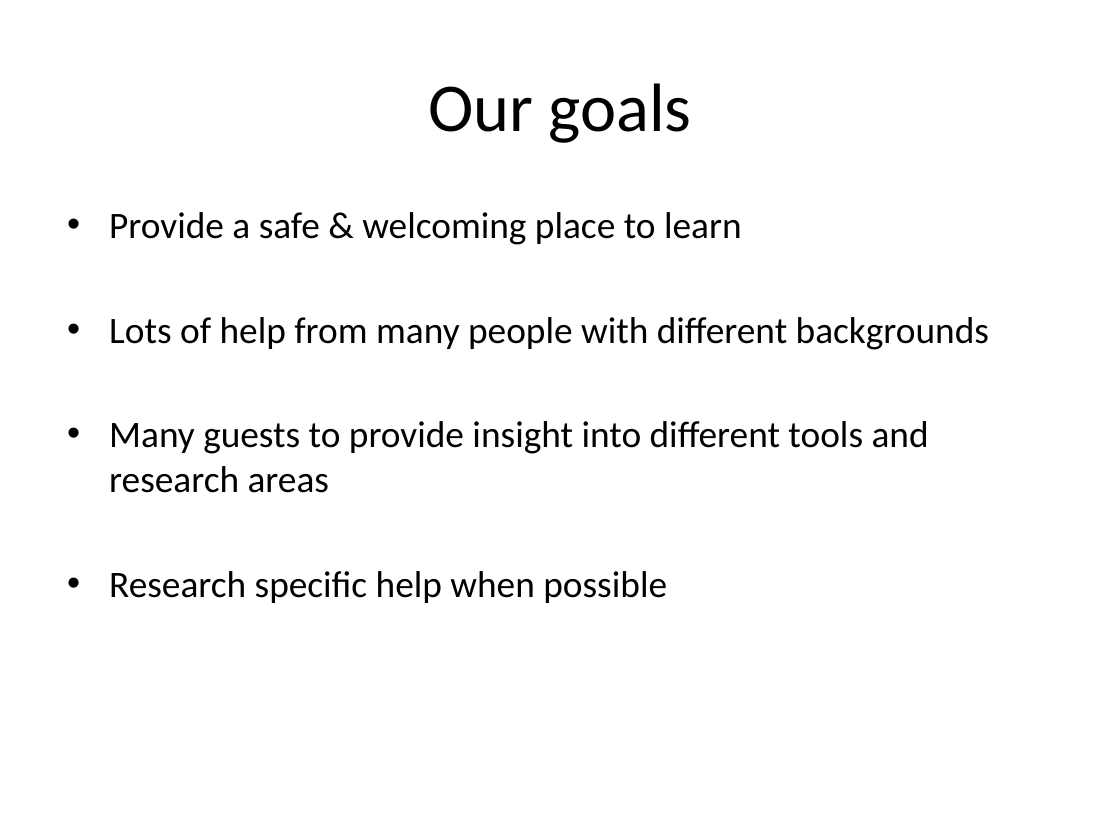
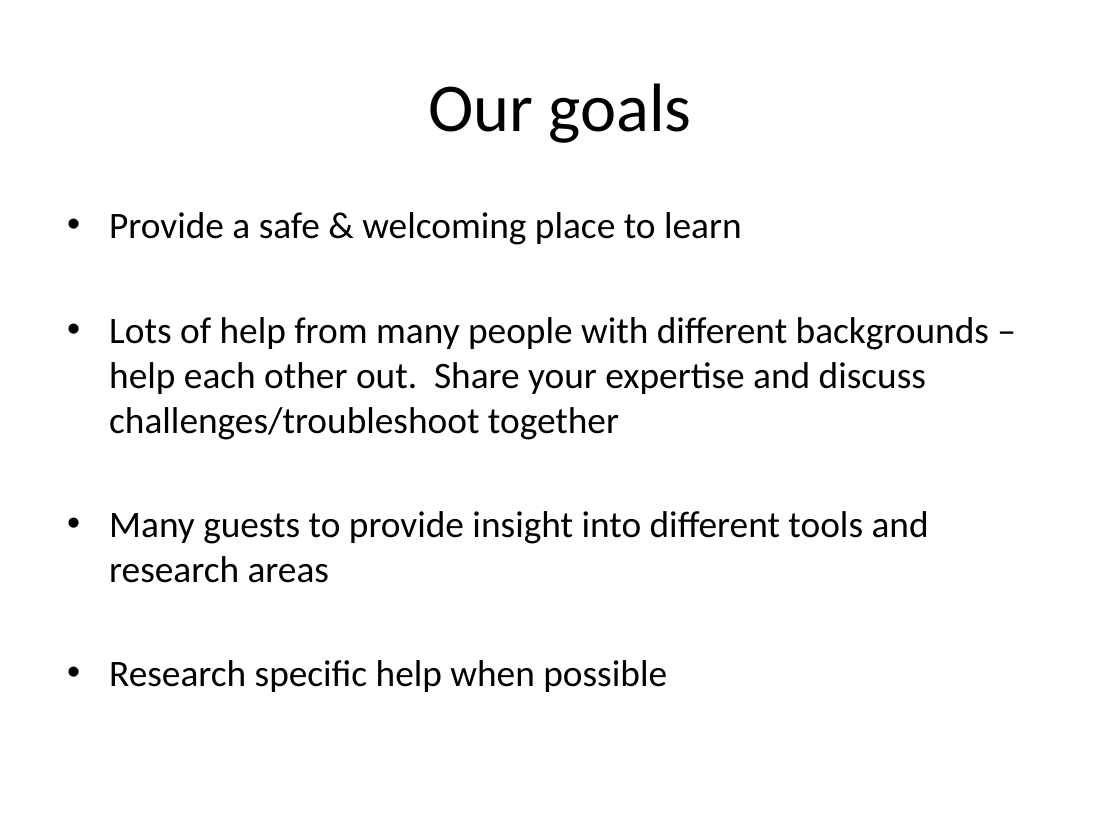
Before and after one commit to edamame-course/docs, a slide deck: slide 5 of extra/Presentations/2015-06-22-AM_Ashley_WelcomeLecture.pptx. Drawn at 1120x840 pixels with LibreOffice and Linux fonts; fonts in the diff are those of the drawing. Boxes give left, top, right and bottom in pixels: in the first picture for what was removed or moved away, otherwise in the second. Text is boxed around its words. In the diff, an @@ line names an element or a change of style, - is before the commit and + after.

```diff
--- a/extra/Presentations/2015-06-22-AM_Ashley_WelcomeLecture.pptx
+++ b/extra/Presentations/2015-06-22-AM_Ashley_WelcomeLecture.pptx
@@ text at (x1=109, y1=317, x2=989, y2=440): text changed @@
-• Lots of help from many people with different backgrounds
+• Lots of help from many people with different backgrounds – help each other out. Share your expertise and discuss challenges/troubleshoot together
```
Also in this commit, not shown: 13 other slides changed, 3 slides added, 1 slide removed, 1 other file.
